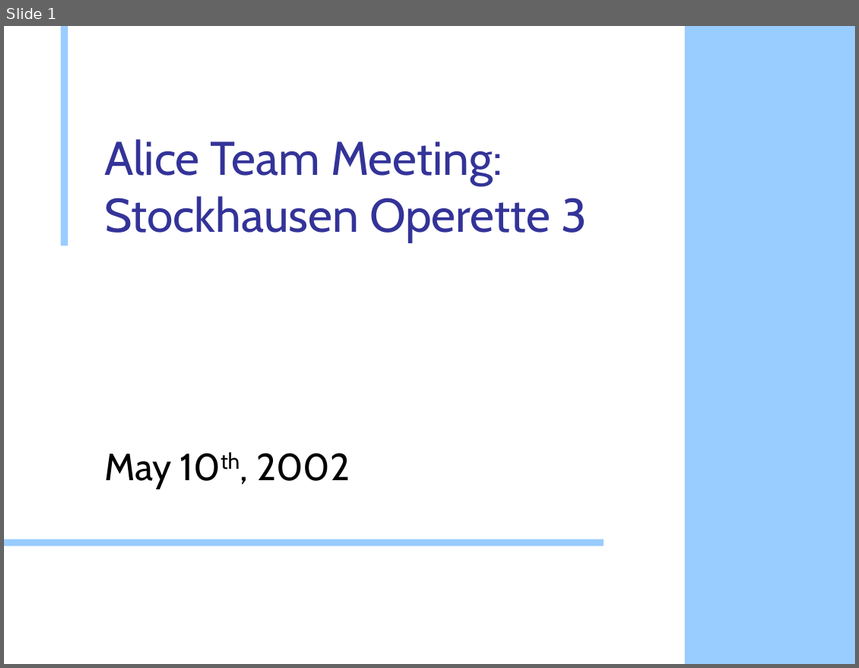
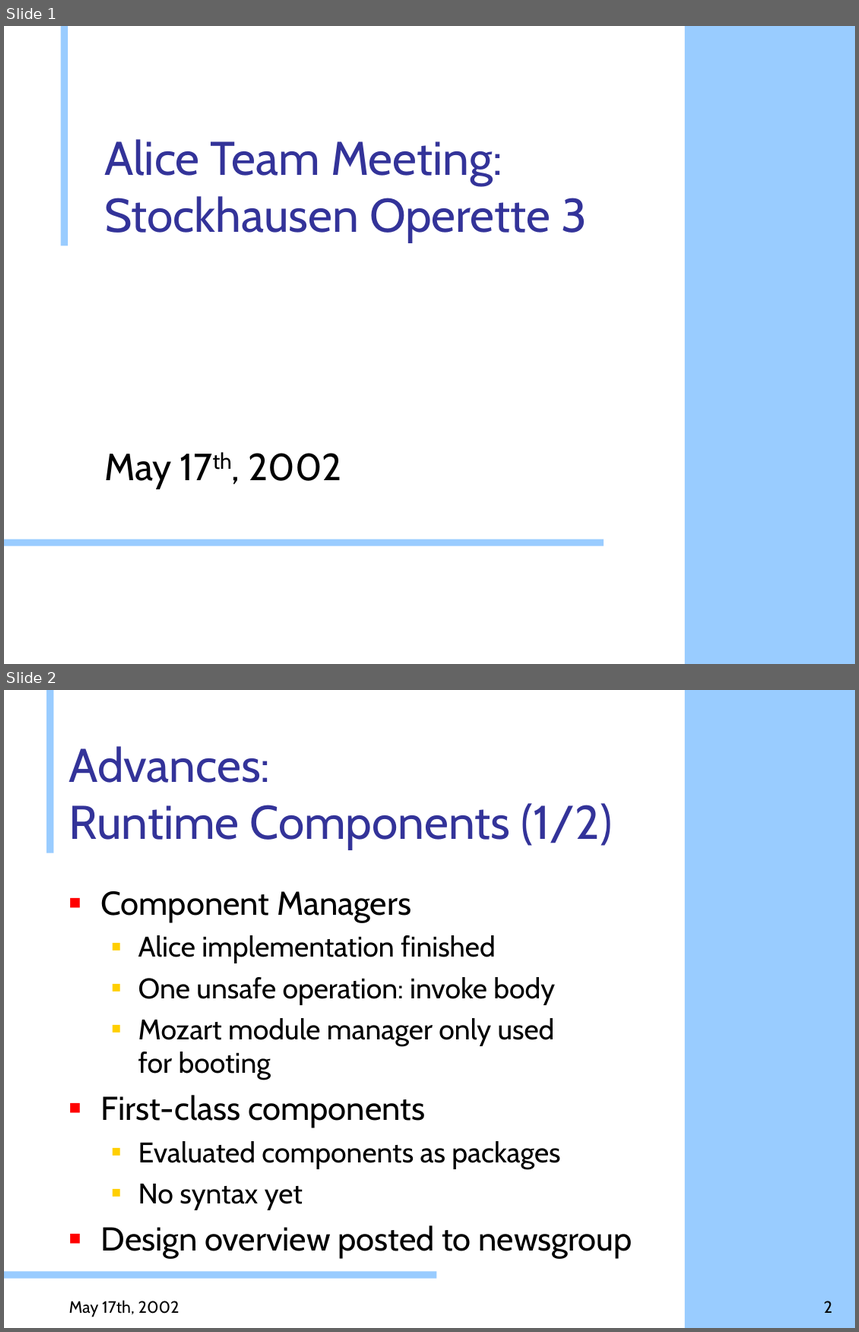
Before and after one commit to doublec/aliceml-abandoned, a slide deck: doc/presentations/progress20020510 Leif.ppt. Shown one above the other, each under a label of ours: slide 1 before the commit, slides 1 and 2 after it. The pictures are 859x668 and 859x1332 pixels, drawn with LibreOffice and Linux fonts; fonts in the diff are those of the drawing; background and template pictures are left out. Boxes give left, top, right and bottom in pixels: in the first picture for what was removed or moved away, otherwise in the second. Text is boxed around its words. In the diff, an @@ line names an element or a change of style, - is before the commit and + after.

```diff
--- a/doc/presentations/progress20020510 Leif.ppt
+++ b/doc/presentations/progress20020510 Leif.ppt
@@ slide 2 added at <box>4,690,855,1328</box>, background #FFFFFF @@
@@ rectangle added at <box>47,690,53,853</box>, fill #99CCFF @@
@@ rectangle added at <box>685,690,855,1328</box>, fill #99CCFF @@
@@ title added at <box>69,746,612,850</box>, 40 pt, text #333399 @@
+Advances:
+Runtime Components (1/2)
@@ text added at <box>101,891,633,1258</box>, 24 pt, text #000000 @@
+■ Component Managers
+  ■ Alice implementation finished
+  ■ One unsafe operation: invoke body
+  ■ Mozart module manager only used
+    for booting
+■ First-class components
+  ■ Evaluated components as packages
+  ■ No syntax yet
+■ Design overview posted to newsgroup
@@ rectangle added at <box>4,1271,436,1278</box>, fill #99CCFF @@
@@ text added at <box>69,1300,180,1317</box>, 14 pt, text #000000 @@
+May 17th, 2002
@@ page number added at <box>824,1301,832,1313</box>, 14 pt, text #000000 @@
+2
@@ slide 1 changed as well @@
@@ subtitle at <box>104,453,342,489</box>: text changed @@
-May 10th, 2002
+May 17th, 2002
```
Also in this commit, not shown: 9 other slides changed.
